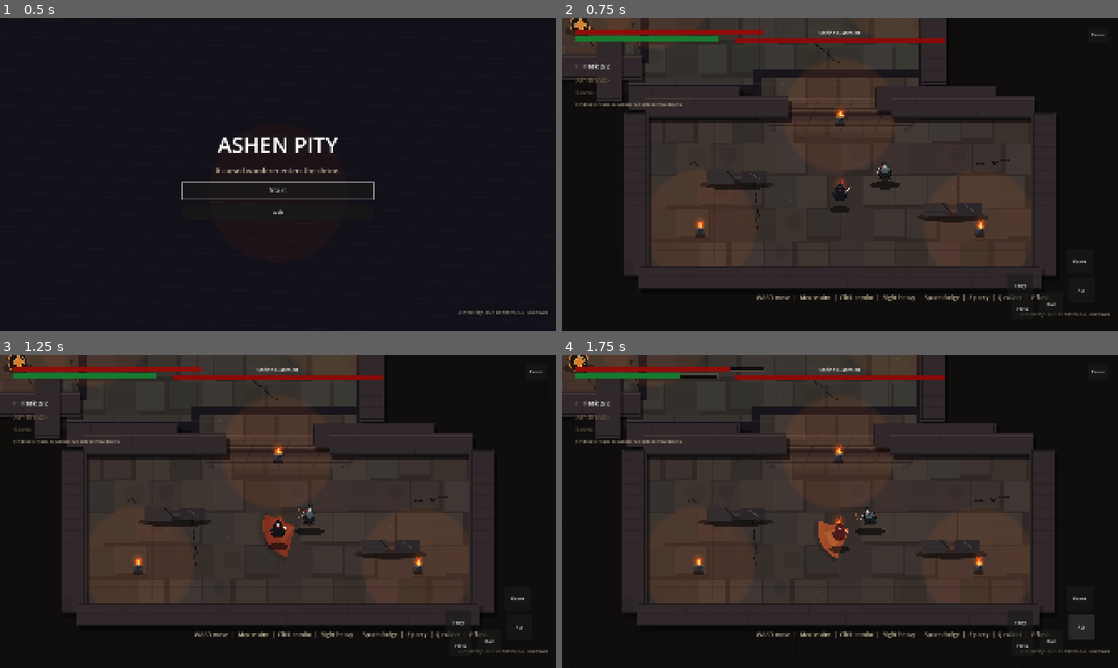
Above: before the commit, frames 1-4 (two rows, left to right).
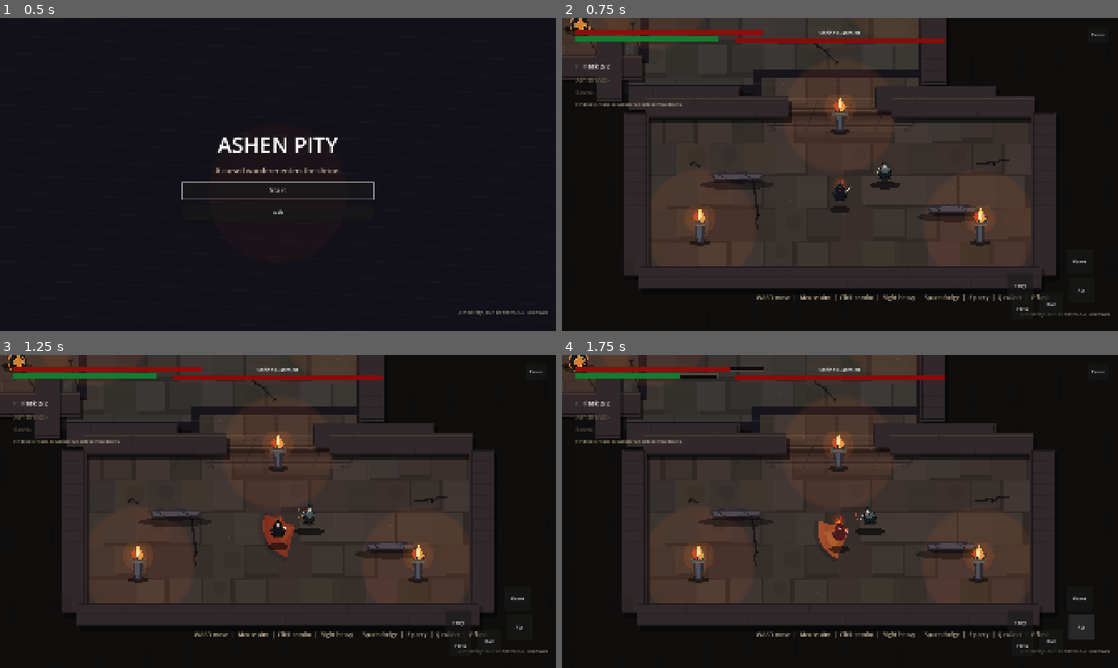
Above: after the commit, the same moments.

Repository: Seifeldin02/AshenPity
Game: Godot game, scene res://scenes/boot/Boot.tscn
Same seed, same stepped clock (60 frames per second), same inputs: the game is played once before the commit and once after it.
Inputs:
- Up to frame 1 (0.5 s): no input
- Up to frame 2 (0.75 s): click "Start" at 0.5 s
- Up to frame 3 (1.25 s): no input
- Up to frame 4 (1.75 s): click "Atk" at 1.25 s

Frame 1 is identical in both runs. In frame 2, 1.4% of the frame differs, in the area x 0-79%, y 0-73%; in frame 3, 1.4%; in frame 4, 1.4%.

Commit message:
feat: improve shrine prop and floor art

Diff:
--- a/scripts/world/ShrineProp.gd
+++ b/scripts/world/ShrineProp.gd
@@ -6,8 +6,8 @@
 
 func _ready() -> void:
 	_textures = {
-		"pillar": _load_texture("res://assets/environment/sbs_dungeon/wall_stone_a.png"),
-		"torch": _load_texture("res://assets/environment/simple_souls/brazier.png"),
+		"pillar": _load_texture("res://assets/environment/upgrade/broken_pillar.png"),
+		"torch": _load_texture("res://assets/environment/upgrade/torch_brazier.png"),
 	}
 
 
@@ -19,19 +19,9 @@
 
 
 func _draw_pillar() -> void:
-	draw_colored_polygon(_ellipse_points(Vector2(0, 112), 38.0, 13.0), Color(0.02, 0.016, 0.02, 0.42))
-	var shaft := PackedVector2Array([
-		Vector2(-23, -10), Vector2(22, -10), Vector2(18, 98), Vector2(0, 108), Vector2(-20, 98)
-	])
-	draw_colored_polygon(shaft, Color("#4a494d"))
-	draw_colored_polygon(PackedVector2Array([Vector2(-15, -4), Vector2(6, -4), Vector2(0, 102), Vector2(-18, 94)]), Color("#5e5c61"))
-	draw_colored_polygon(PackedVector2Array([Vector2(6, -4), Vector2(22, -10), Vector2(18, 98), Vector2(0, 102)]), Color("#38373d"))
-	draw_rect(Rect2(-36, -25, 72, 18), Color("#34323a"))
-	draw_rect(Rect2(-31, 92, 62, 18), Color("#2e2c33"))
-	draw_rect(Rect2(-25, -10, 50, 110), Color("#151319"), false, 2.0)
-	draw_line(Vector2(-11, 6), Vector2(-17, 88), Color(0.86, 0.82, 0.72, 0.15), 3.0)
-	draw_line(Vector2(14, 6), Vector2(9, 92), Color(0.02, 0.018, 0.022, 0.42), 4.0)
-	draw_polyline(PackedVector2Array([Vector2(-16, 36), Vector2(2, 22), Vector2(-4, 54), Vector2(16, 73)]), Color("#242229"), 4.0)
+	var texture: Texture2D = _textures.get("pillar")
+	if texture != null:
+		_draw_texture_centered(texture, Vector2(0, 42), Vector2(0.72, 0.72), Color(0.92, 0.90, 0.96, 1.0))
 
 
 func _draw_torch() -> void:
--- a/scripts/world/ShrineRouteLayer.gd
+++ b/scripts/world/ShrineRouteLayer.gd
@@ -56,8 +56,7 @@
 
 func _draw_decals() -> void:
 	for crack in _cracks:
-		draw_polyline(crack, Color(0.035, 0.030, 0.034, 0.78), 3.0)
-		draw_polyline(crack, Color(0.56, 0.49, 0.39, 0.12), 1.0)
+		_draw_crack_shape(crack)
 	for point in _ash:
 		if PerformanceStats.lightweight_mode and int(point.x + point.y) % 2 == 0:
 			continue
@@ -105,13 +104,9 @@
 			continue
 		var rect: Rect2 = cell["rect"]
 		draw_rect(rect, cell["color"])
-		draw_rect(rect.grow(-1.0), Color(0.04, 0.035, 0.035, 0.16), false, 1.0)
+		draw_rect(rect.grow(-1.0), Color(0.04, 0.035, 0.035, 0.07), false, 1.0)
 		if bool(cell["worn"]):
 			draw_circle(rect.get_center() + Vector2(9, -7), minf(rect.size.x, rect.size.y) * 0.28, Color(0.10, 0.085, 0.070, 0.12))
-	for x in range(int(room.position.x), int(room.end.x), 192):
-		draw_line(Vector2(x, room.position.y + 8.0), Vector2(x, room.end.y - 8.0), Color(0.03, 0.028, 0.030, 0.16), 1.0)
-	for y in range(int(room.position.y), int(room.end.y), 192):
-		draw_line(Vector2(room.position.x + 8.0, y), Vector2(room.end.x - 8.0, y), Color(0.03, 0.028, 0.030, 0.16), 1.0)
 	for i in 3:
 		var band_y := room.position.y + room.size.y * (0.28 + float(i) * 0.20)
 		draw_line(Vector2(room.position.x + 25, band_y), Vector2(room.end.x - 25, band_y + sin(float(i) * 1.8) * 18.0), Color(0.50, 0.42, 0.32, 0.018), 16.0)
@@ -273,3 +268,28 @@
 		var angle := TAU * float(i) / 32.0
 		points.append(center + Vector2(cos(angle) * radius_x, sin(angle) * radius_y))
 	return points
+
+
+func _draw_crack_shape(points: PackedVector2Array) -> void:
+	if points.size() < 2:
+		return
+	for i in range(points.size() - 1):
+		var a := points[i]
+		var b := points[i + 1]
+		var dir := (b - a).normalized()
+		var side := dir.orthogonal()
+		var width := 3.0 + float(i % 2)
+		draw_colored_polygon(PackedVector2Array([
+			a - side * width,
+			a + side * width * 0.6,
+			b + side * width,
+			b - side * width * 0.5,
+		]), Color(0.025, 0.022, 0.026, 0.60))
+		if i % 2 == 0:
+			var mid := a.lerp(b, 0.55)
+			var chip := PackedVector2Array([
+				mid,
+				mid + side * width * 2.8 + dir * 7.0,
+				mid + side * width * 1.2 - dir * 9.0,
+			])
+			draw_colored_polygon(chip, Color(0.09, 0.075, 0.064, 0.20))
--- a/scripts/world/ShrineWallVisual.gd
+++ b/scripts/world/ShrineWallVisual.gd
@@ -10,7 +10,7 @@
 func _ready() -> void:
 	_wall_texture = _load_texture("res://assets/environment/sbs_dungeon/wall_brick_a.png")
 	_brick_texture = _load_texture("res://assets/environment/sbs_dungeon/wall_stone_a.png")
-	_broken_wall_texture = _load_texture("res://assets/environment/sbs_dungeon/wall_brick_b.png")
+	_broken_wall_texture = _load_texture("res://assets/environment/upgrade/broken_wall_chunk.png")
 
 
 func _draw() -> void:
@@ -37,6 +37,10 @@
 
 
 func _draw_broken_wall() -> void:
+	if _broken_wall_texture != null:
+		var scale_value := Vector2(size.x / maxf(_broken_wall_texture.get_width(), 1.0), size.y / maxf(_broken_wall_texture.get_height(), 1.0))
+		_draw_texture_centered(_broken_wall_texture, Vector2.ZERO, scale_value, Color(0.88, 0.84, 0.88, 1.0))
+		return
 	draw_colored_polygon(_ellipse(Vector2(0, 27), size.x * 0.52, 10.0), Color(0.02, 0.016, 0.02, 0.38))
 	var left := Rect2(-size.x * 0.5, -size.y * 0.5, size.x * 0.43, size.y)
 	var right := Rect2(size.x * 0.06, -size.y * 0.42, size.x * 0.43, size.y * 0.86)
